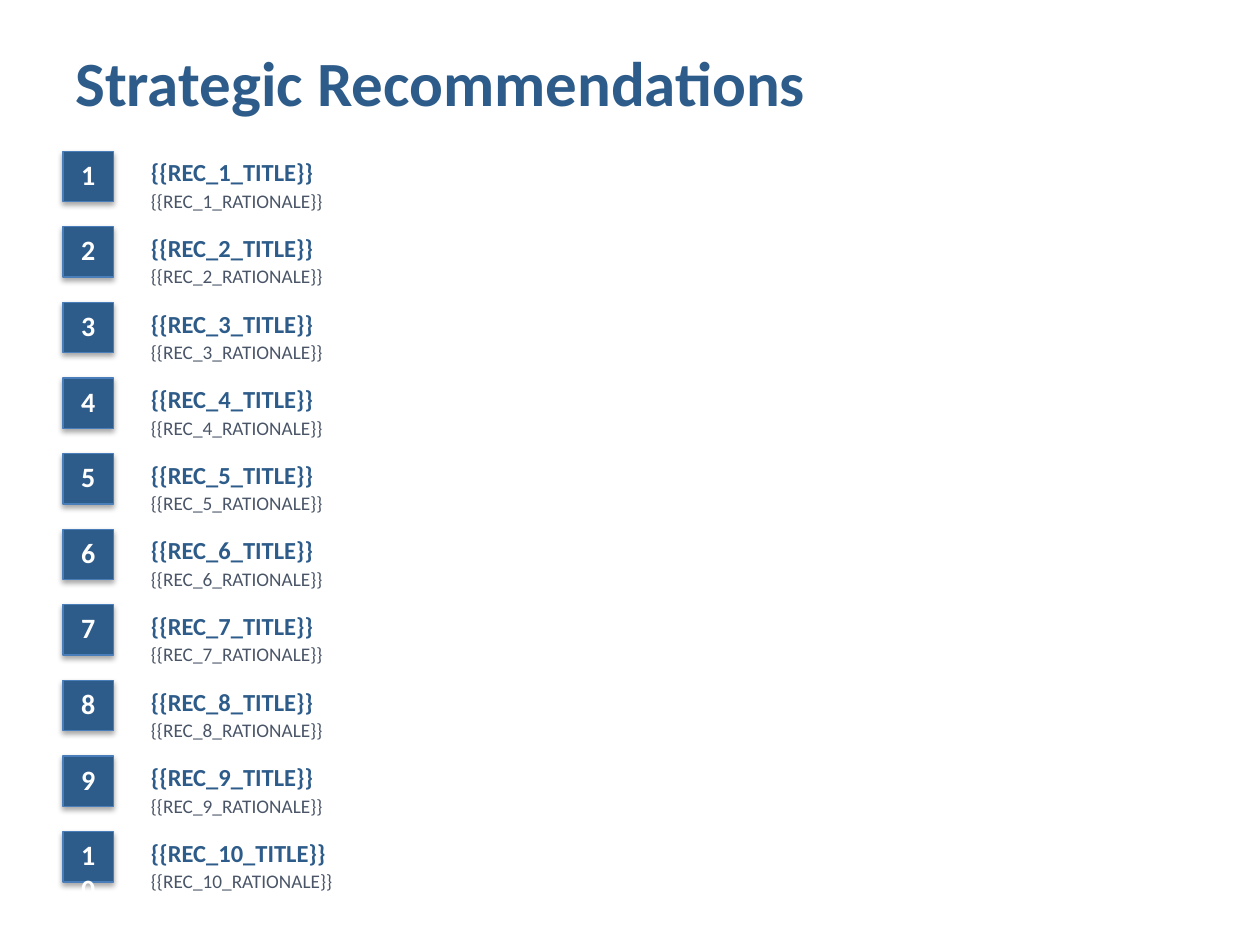
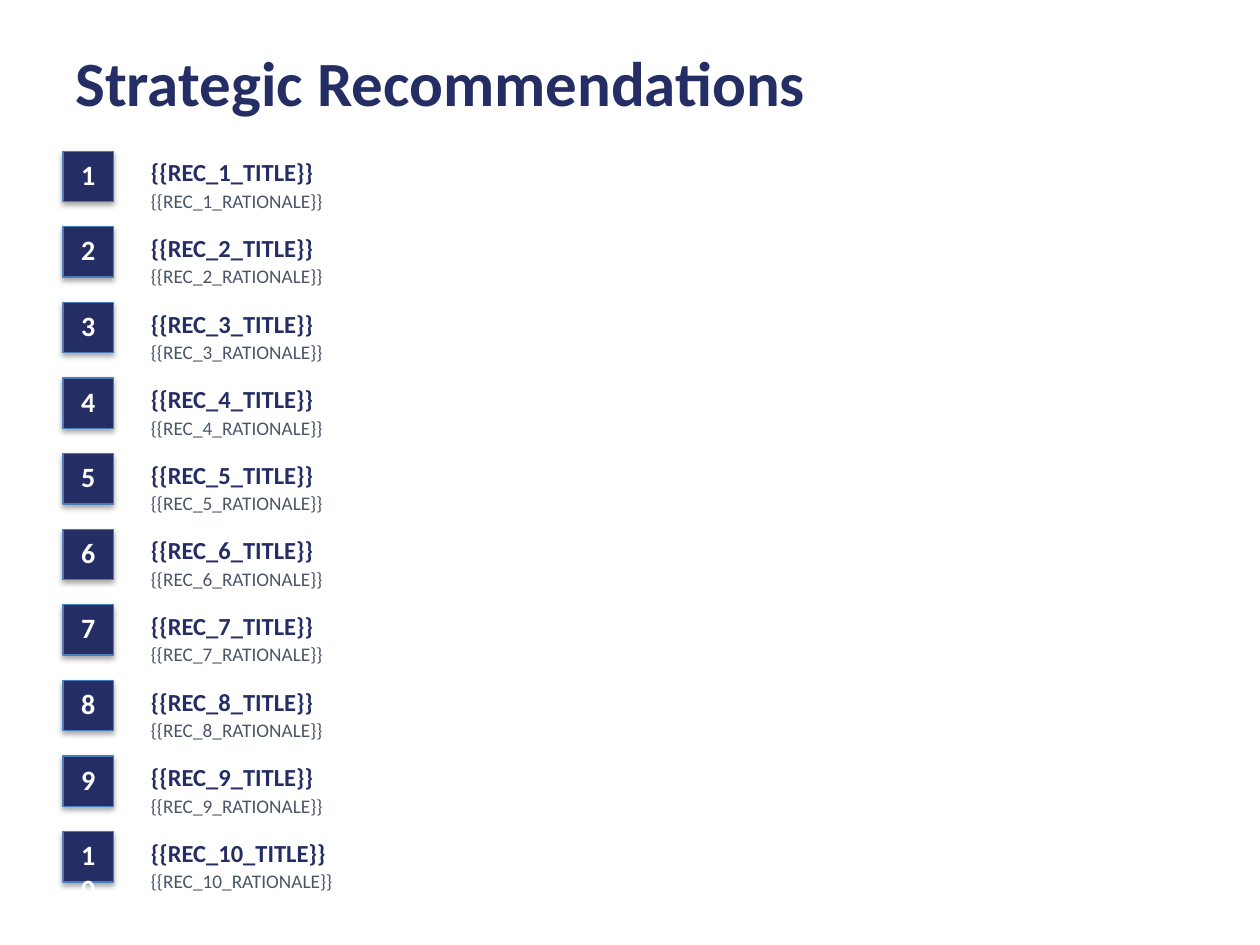
Before and after one commit to EcoFireGit/halopsa_QbrImpactSlides_v0, a slide deck: slide 7 of Master_QBR_Template.pptx. Drawn at 1260x945 pixels with LibreOffice and Linux fonts; fonts in the diff are those of the drawing. Boxes give left, top, right and bottom in pixels: in the first picture for what was removed or moved away, otherwise in the second. Text is boxed around its words. In the diff, an @@ line names an element or a change of style, - is before the commit and + after.

```diff
--- a/Master_QBR_Template.pptx
+++ b/Master_QBR_Template.pptx
@@ fill #2E5C8A to #242E65 in 10 elements at <box>63,151,113,202</box>, <box>63,227,113,277</box>, <box>63,302,113,353</box>, <box>63,378,113,428</box>, <box>63,454,113,504</box>, <box>63,529,113,580</box>, <box>63,605,113,655</box>, <box>63,680,113,731</box>, <box>63,756,113,806</box>, <box>63,832,113,882</box> @@
@@ text colour #2E5C8A to #242E65 in 11 elements at <box>75,61,805,117</box>, <box>151,163,313,185</box>, <box>151,239,313,261</box>, <box>151,315,313,337</box>, <box>151,390,313,412</box>, <box>151,466,313,488</box>, <box>151,541,313,563</box>, <box>151,617,313,639</box>, <box>151,693,313,715</box>, <box>151,768,313,790</box>, <box>151,844,325,866</box> @@
```
Also in this commit, not shown: 7 other slides changed, 5 other files.
